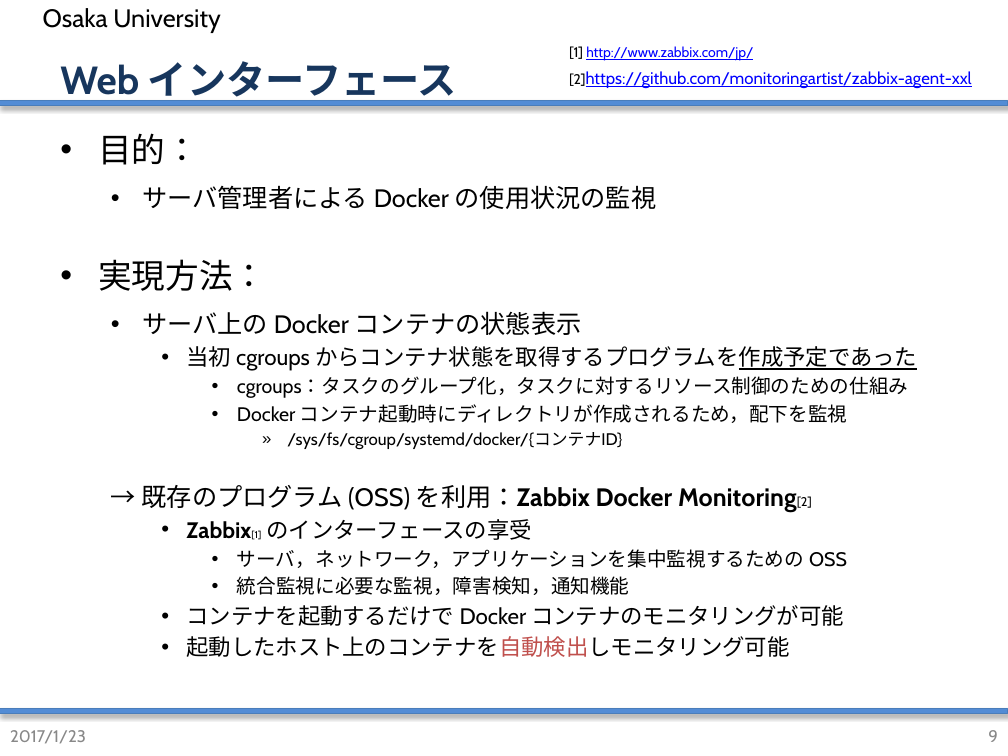
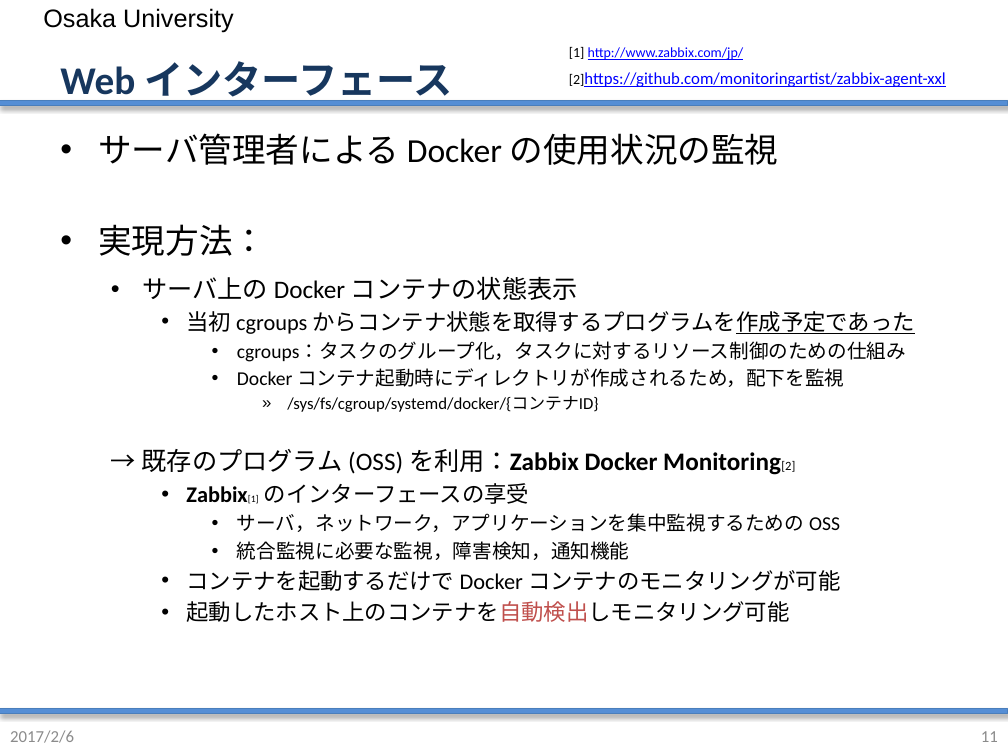
Before and after one commit to handai-trema/IaaS-namn, a slide deck: slide 11 of web/team-namnネットワーク演習最終課題.pptx (slide 9 before the commit). Drawn at 1008x756 pixels with LibreOffice and Linux fonts; fonts in the diff are those of the drawing; background and template pictures are left out. Boxes give left, top, right and bottom in pixels: in the first picture for what was removed or moved away, otherwise in the second. Text is boxed around its words. In the diff, an @@ line names an element or a change of style, - is before the commit and + after.

```diff
--- a/web/team-namnネットワーク演習最終課題.pptx
+++ b/web/team-namnネットワーク演習最終課題.pptx
@@ text "Osaka University" at bbox=[43, 8, 234, 33]: font Cabin to Arial; indent changed; more space between paragraphs @@
@@ title "Web インターフェース" at bbox=[60, 61, 453, 105]: font Cabin to Calibri, text colour #17365D to #17375E @@
@@ text "[1] http://www.zabbix.com/jp/" at bbox=[569, 47, 744, 60]: font Cabin to Calibri @@
@@ text "[2]https://github.com/monitoringartist/zabbix-agent-xxl" at bbox=[569, 72, 945, 87]: font Cabin to Calibri @@
@@ text "サーバ管理者による Docker の使用状況の監視" at bbox=[98, 133, 915, 622]: size 18 to 24 pt in "サーバ管理者による Docker の使用状況の監視"; font Cabin to Calibri; list level 2 to 1 in "サーバ管理者による Docker の使用状況の監視"; more space between paragraphs; less space between paragraphs @@
@@ text at bbox=[98, 133, 199, 165]: paragraph removed @@
-• 目的：
@@ text at bbox=[10, 730, 74, 743]: text changed; font Cabin to Calibri; text colour #888888 to #8C8C8C @@
-2017/1/23
+2017/2/6
@@ page number at bbox=[981, 731, 998, 742]: text changed; font Cabin to Calibri; text colour #888888 to #8C8C8C @@
-9
+11
```
Also in this commit, not shown: 10 other slides changed, 6 slides added, 4 slides removed, 1 other file.
